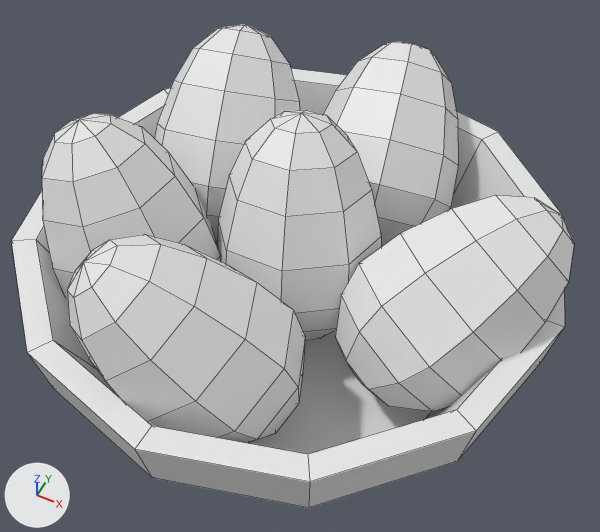
A saved change to the FBX model Assets/Art/Meshes/EggBasket.fbx.
The view is the same before and after, from a 50 mm lens placed at (0.403, -0.776, 1.033), pointed at (0.03, -0.031, 0.102). Arrows for +X, +Y and +Z are at lower left; the lights stay in place. Mesh edges are drawn as thin lines. Materials are left out; every surface is plain grey.

Names of what the first picture shows: 'EggBasket'.
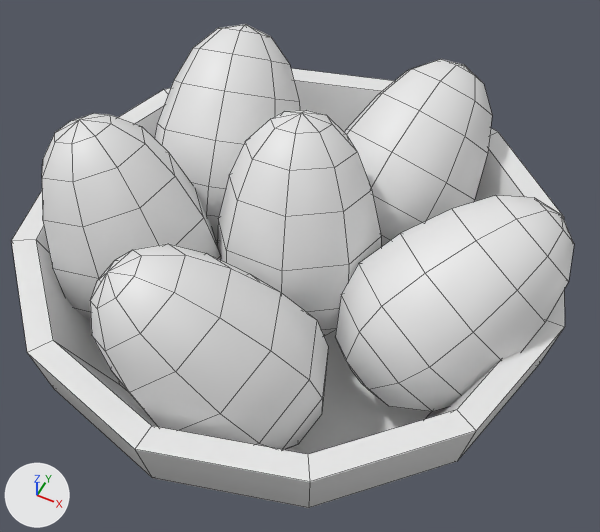
What differs and where, as boxes (x1, y1, x2, y2) in the pictures (600 x 532 px; the box of a moved part takes in the faces that stretch with it):
```json
{"part": 1, "of": "me_cylinder_009", "change": "moved or reshaped", "before": [324, 42, 458, 247], "after": [344, 59, 492, 247]}
{"part": 2, "of": "me_cylinder_009", "change": "moved or reshaped", "before": [67, 234, 305, 443], "after": [90, 244, 328, 450]}
{"part": 3, "of": "me_cylinder_009", "change": "shading changed", "before": [11, 24, 574, 508], "after": [11, 24, 574, 508]}
```

Scene script edits in JSON lines:
```json
{"block": "me_cylinder_009", "where": "me_cylinder_009.from_pydata(...)  # 450 vertices, 440 faces; spans x -0.414..0.414, y -0.414..0.414, z -0.04..0.318"}
{"block": "me_cylinder_009", "where": "# used by ob_eggbasket; location = (0.0, 0.0, 0.0)"}
{"block": "me_cylinder_009", "change": "me_cylinder_009 part 1: the loose piece of 65 vertices spanning x -0.069..0.18, y 0.088..0.401, z -0.038..0.272 is turned -22.8 degrees about the z axis through its middle, then moved by (0.045, -0.02, 0.0)"}
{"block": "me_cylinder_009", "change": "me_cylinder_009 part 2: the loose piece of 65 vertices spanning x -0.176..0.127, y -0.366..-0.104, z -0.034..0.29 is moved by (0.036, -0.001, 0.0)"}
{"block": "me_cylinder_009", "change": "me_cylinder_009 part 3: edges marked sharp go from 864 to 48"}
```
